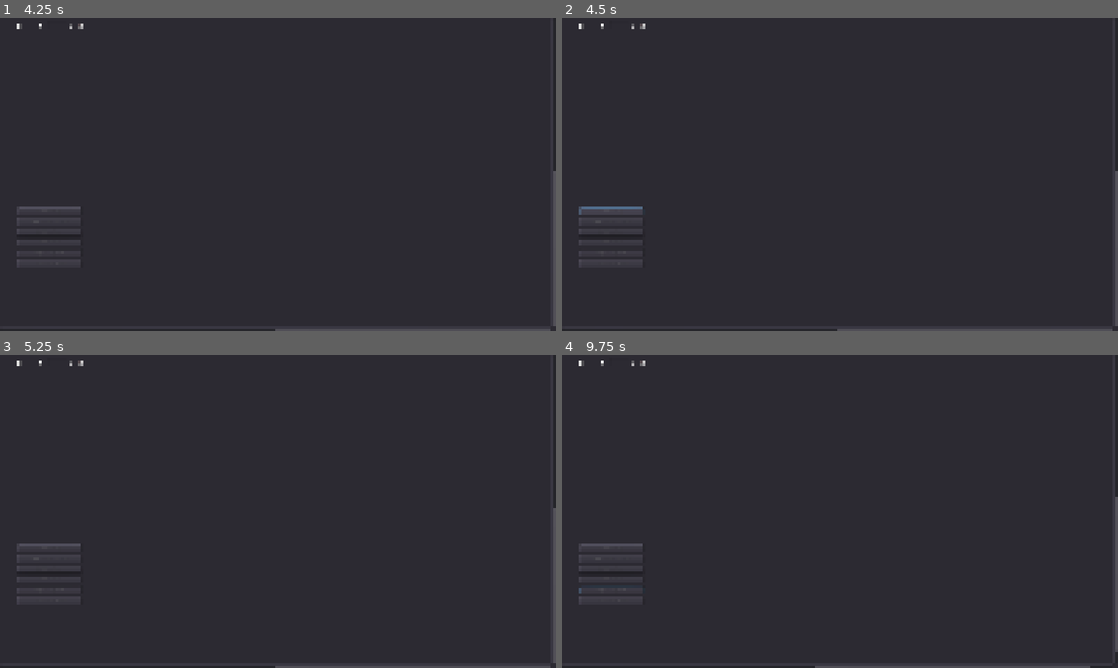
Above: before the commit, frames 1-4 (two rows, left to right).
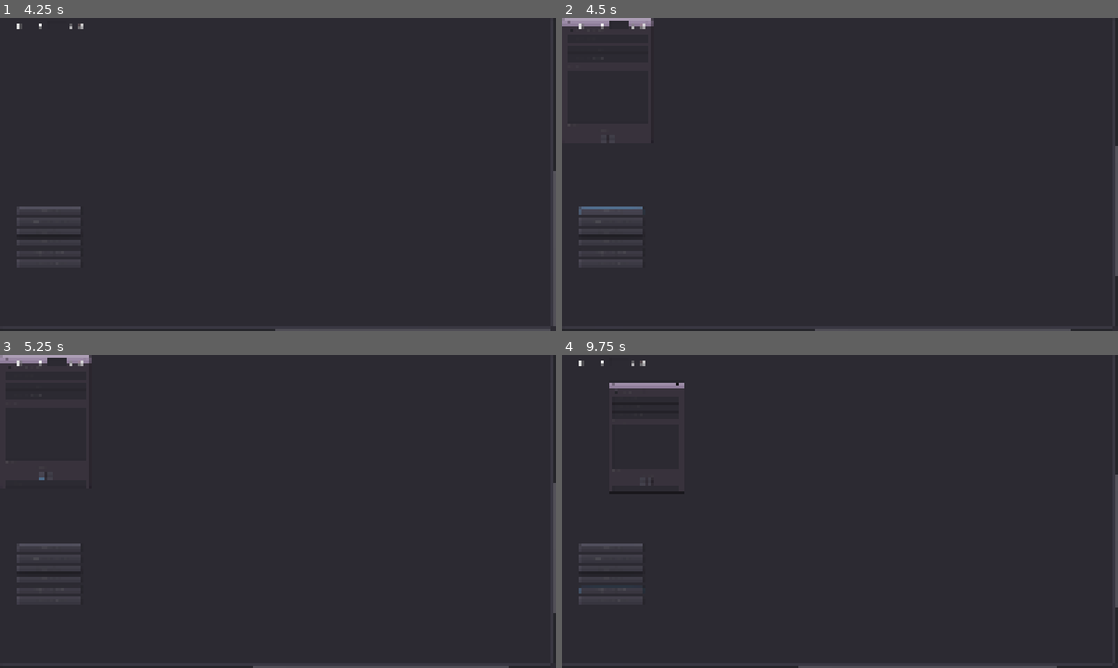
Above: after the commit, the same moments.

Repository: masterhand83/moon_dialogs
Game: Godot game, scene res://GUI/main_view.tscn
The game is run twice, just before and just after one commit, with the same random seed, the same clock (stepped at 60 frames per second) and the same inputs.
Inputs (mouse positions are in pixels of both pictures, inside the frame that each line leads up to):
- Up to frame 1 (4.25 s): click "New Project" at 0.5 s; click (11, 24) at 1.25 s; click (33, 24) at 2 s; click (44, 24) at 2.75 s; click (77, 24) at 3.5 s
- Up to frame 2 (4.5 s): click "Add Dialog" at 4.25 s
- Up to frame 3 (5.25 s): click (44, 473) at 5 s, where only the run after the commit has a clickable "+"
- Up to frame 4 (9.75 s): click (612, 473) at 5.75 s, where only the run after the commit has a clickable "-"; click "Add initial Dialog" at 6.5 s; click "Add action" at 7.25 s; click "add event" at 8 s; click "Export to JSON" at 8.75 s; click (573, 361) at 9.5 s

Frame 1 is identical in both runs. In frame 2, 0.6% of the frame differs, in the area x 0-100%, y 0-100%; in frame 3, 0.6%; in frame 4, 0.4%.
Error before the commit: Parse Error: Can't preload resource at path: res://dialog_node/dialog_node.tscn (res://editor_menu/editor_board.gd:2)

Commit message:
added 'add choice '  feature

Diff:
--- a/dialog_node/base_dialog_node.gd
+++ b/dialog_node/base_dialog_node.gd
@@ -1,6 +1,19 @@
 extends GraphNode
-
+var choice_inputs = {}
+var choice_count = 0;
 
 func _on_DialogNode_close_request() -> void:
     self.clear_all_slots()
     self.queue_free()
+
+
+
+
+func _on_ChoiceMenu_add_choice() -> void:
+    var line_edit = LineEdit.new()
+    line_edit.placeholder_text = 'choice'
+    choice_inputs[str(choice_count)] = line_edit
+    add_child(line_edit, true)
+    choice_count += 1
+    update()
+    force_update_transform()
--- a/dialog_node/base_dialog_node.tscn
+++ b/dialog_node/base_dialog_node.tscn
@@ -66,3 +66,4 @@
 margin_right = 247.0
 margin_bottom = 355.0
 [connection signal="close_request" from="." to="." method="_on_DialogNode_close_request"]
+[connection signal="add_choice" from="ChoiceMenu" to="." method="_on_ChoiceMenu_add_choice"]
--- a/editor_menu/editor_board.gd
+++ b/editor_menu/editor_board.gd
@@ -1,5 +1,5 @@
 extends GraphEdit
-onready var DialogNodeResource= preload('res://dialog_node/dialog_node.tscn')
+onready var DialogNodeResource= preload('res://dialog_node/base_dialog_node.tscn')
 
 func add_dialog():
     var dialog_node = DialogNodeResource.instance()
